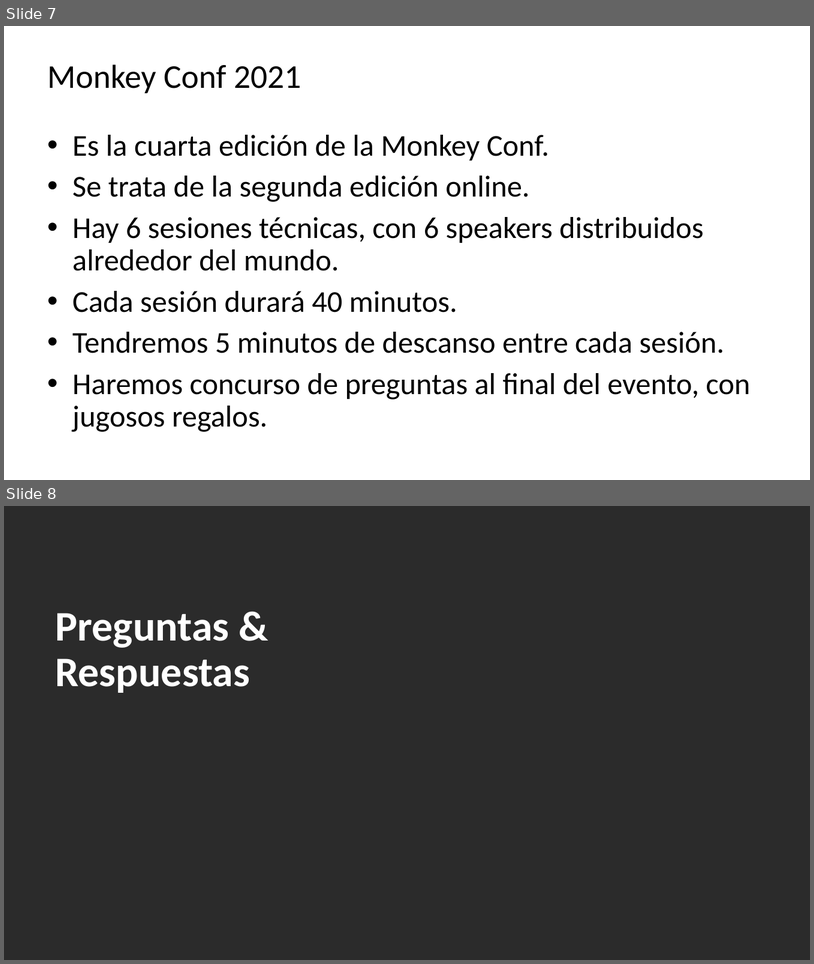
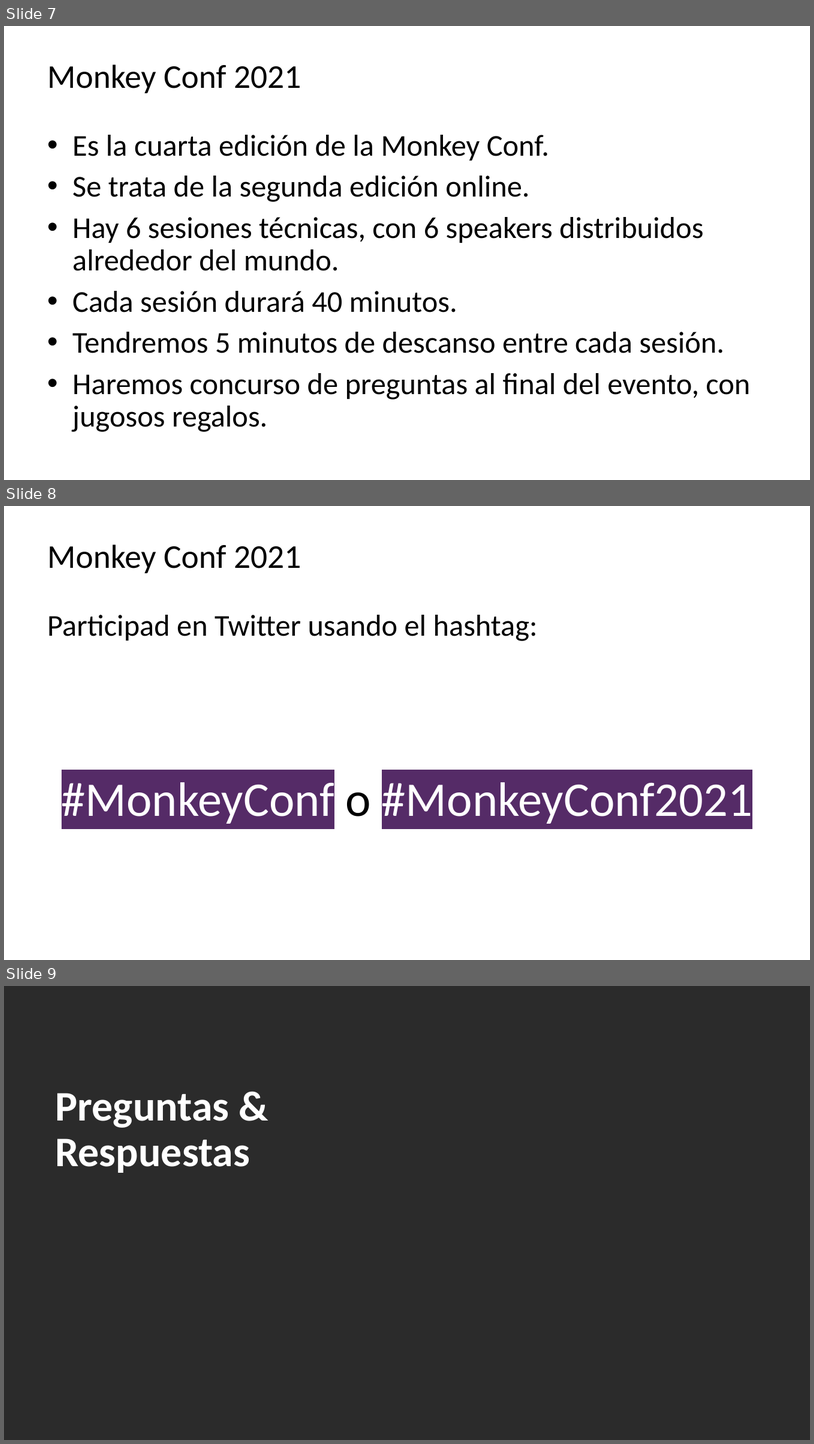
Before and after one commit to jsuarezruiz/MonkeyConf2021, a slide deck: Keynote/MonkeyConf2021 - Keynote.pptx. Shown one above the other, each under a label of ours: slides 7 and 8 before the commit, slides 7, 8 and 9 after it. The pictures are 814x964 and 814x1444 pixels, drawn with LibreOffice and Linux fonts; fonts in the diff are those of the drawing; background and template pictures are left out; a plain dark background stands for a picture behind light text. Boxes give left, top, right and bottom in pixels: in the first picture for what was removed or moved away, otherwise in the second. Text is boxed around its words. In the diff, an @@ line names an element or a change of style, - is before the commit and + after.

Commit message:
Updated Keynote slides

```diff
--- a/Keynote/MonkeyConf2021 - Keynote.pptx
+++ b/Keynote/MonkeyConf2021 - Keynote.pptx
@@ slide 8 added at (4, 506, 810, 960), background #FFFFFF @@
@@ title added at (47, 544, 301, 573), 79.2 pt, text #000000 @@
+Monkey Conf 2021
@@ text added at (47, 615, 753, 823), 72 pt, text #000000 @@
+Participad en Twitter usando el hashtag:
+#MonkeyConf o #MonkeyConf2021
@@ what was slide 8 is now slide 9 @@
```
